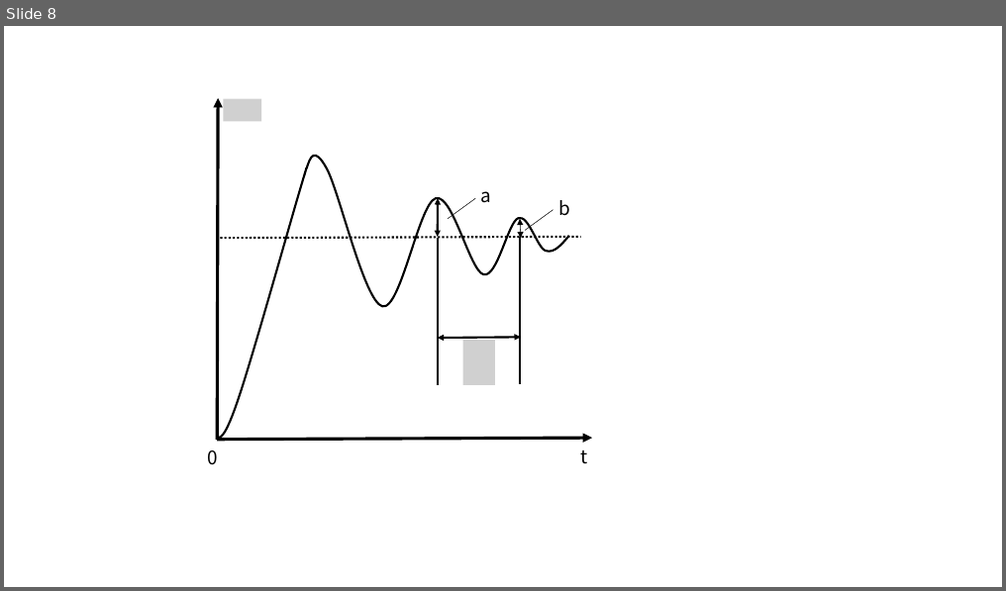
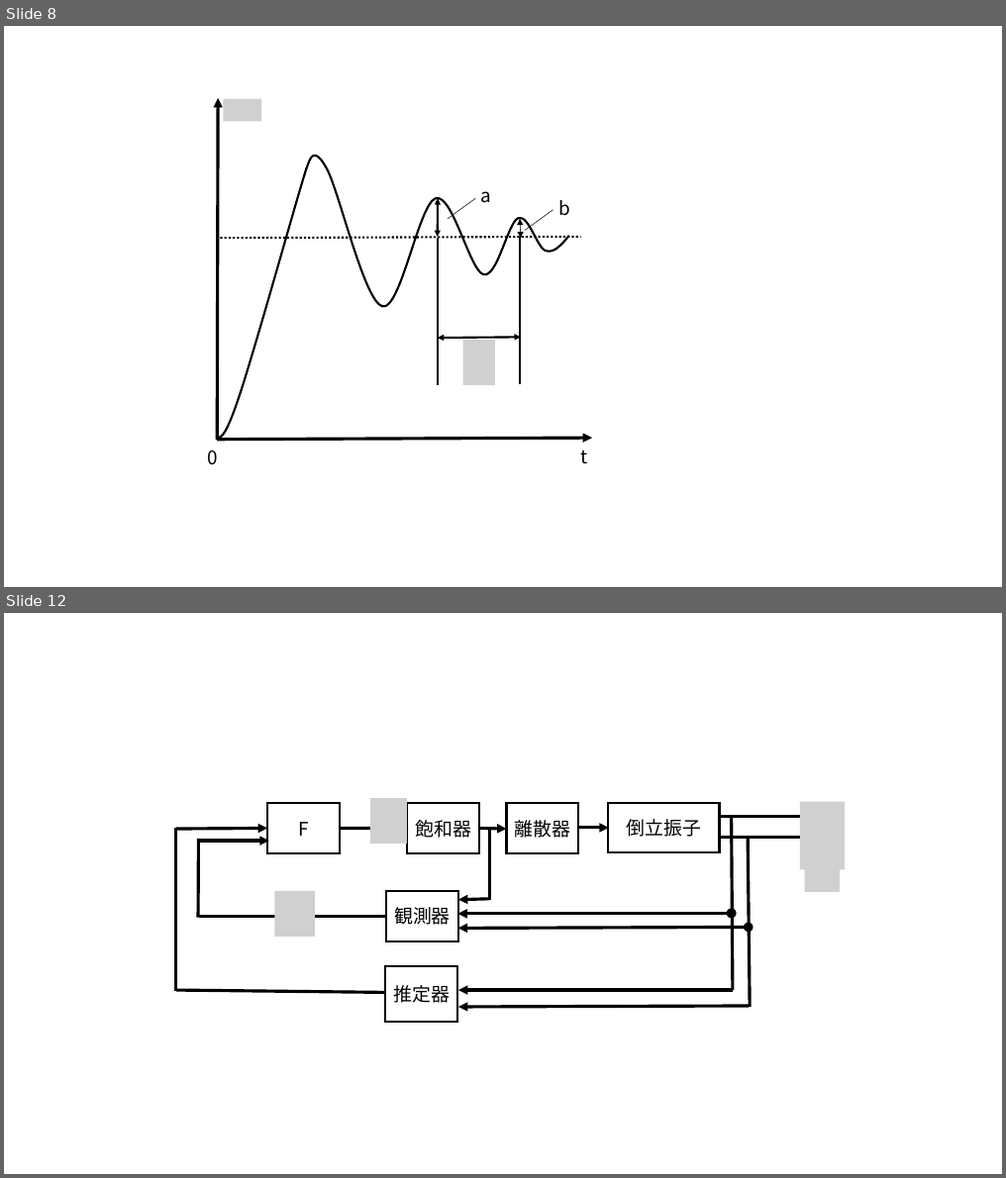
Before and after one commit to rywyr/PTEX, a slide deck: PTEX/gazo/pendulum.pptx. Shown one above the other, each under a label of ours: slide 8 before the commit, slides 8 and 12 after it; the slides between them are not shown. The pictures are 1006x591 and 1006x1178 pixels, drawn with LibreOffice and Linux fonts; fonts in the diff are those of the drawing; grey boxes stand for pictures. Boxes give left, top, right and bottom in pixels: in the first picture for what was removed or moved away, otherwise in the second. Text is boxed around its words. In the diff, an @@ line names an element or a change of style, - is before the commit and + after.

```diff
--- a/PTEX/gazo/pendulum.pptx
+++ b/PTEX/gazo/pendulum.pptx
@@ slide 12 added at box(4, 613, 1002, 1174), background #FFFFFF @@
@@ rectangle added at box(267, 803, 340, 854), fill #FFFFFF, outline #000000 2 pt, 18 pt, text #000000 @@
+F
@@ picture added at box(370, 798, 407, 844) @@
@@ rectangle added at box(408, 803, 479, 854), fill #FFFFFF, outline #000000 2 pt, 18 pt, text #000000 @@
+飽和器
@@ rectangle added at box(506, 803, 578, 854), fill #FFFFFF, outline #000000 2 pt, 18 pt, text #000000 @@
+離散器
@@ rectangle added at box(608, 802, 720, 853), fill #FFFFFF, outline #000000 2 pt, 18 pt, text #000000 @@
+倒立振子
@@ arrow added from (720, 816) to (811, 816), #000000 3 pt @@
@@ line added from (732, 816) to (733, 990), #000000 3 pt @@
@@ picture added at box(800, 802, 845, 869) @@
@@ line added from (176, 828) to (176, 991), #000000 3 pt @@
@@ arrow added from (176, 829) to (267, 829), #000000 3 pt @@
@@ line added from (199, 839) to (198, 918), #000000 3 pt @@
@@ arrow added from (199, 841) to (269, 841), #000000 3 pt @@
@@ arrow added from (340, 829) to (408, 829), #000000 3 pt @@
@@ arrow added from (479, 829) to (506, 829), #000000 3 pt @@
@@ line added from (490, 830) to (490, 900), #000000 3 pt @@
@@ arrow added from (579, 828) to (609, 828), #000000 3 pt @@
@@ arrow added from (720, 838) to (811, 838), #000000 3 pt @@
@@ line added from (748, 839) to (749, 1007), #000000 3 pt @@
@@ picture added at box(805, 824, 841, 892) @@
@@ picture added at box(275, 891, 316, 937) @@
@@ rectangle added at box(386, 891, 458, 942), fill #FFFFFF, outline #000000 2 pt, 18 pt, text #000000 @@
+観測器
@@ arrow added from (490, 899) to (458, 900), #000000 3 pt @@
@@ line added from (199, 916) to (386, 916), #000000 3 pt @@
@@ arrow added from (733, 914) to (457, 914), #000000 3 pt @@
@@ arrow added from (748, 928) to (458, 928), #000000 3 pt @@
@@ ellipse added at box(728, 910, 735, 917), fill #000000, outline #000000 3 pt @@
@@ ellipse added at box(746, 925, 751, 931), fill #000000, outline #000000 3 pt @@
@@ rectangle added at box(386, 966, 457, 1022), fill #FFFFFF, outline #000000 2 pt, 18 pt, text #000000 @@
+推定器
@@ line added from (176, 990) to (385, 992), #000000 3 pt @@
@@ arrow added from (734, 990) to (458, 990), #000000 3 pt @@
@@ arrow added from (748, 1006) to (458, 1007), #000000 3 pt @@
```
Also in this commit, not shown: 1 slide changed, 3 other slides added, 2 other files.
